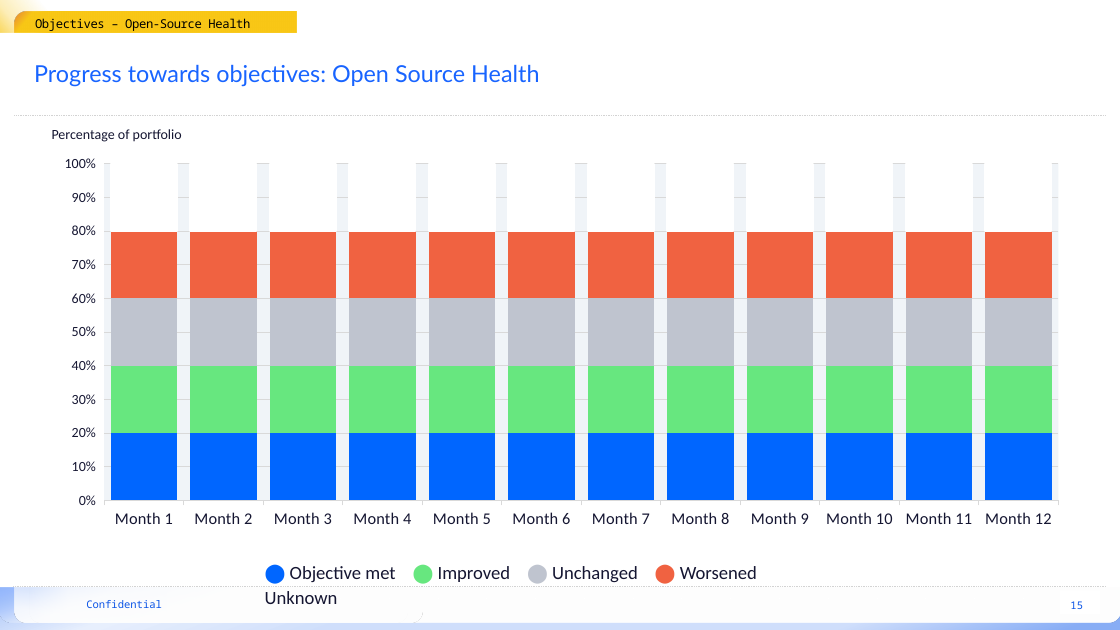
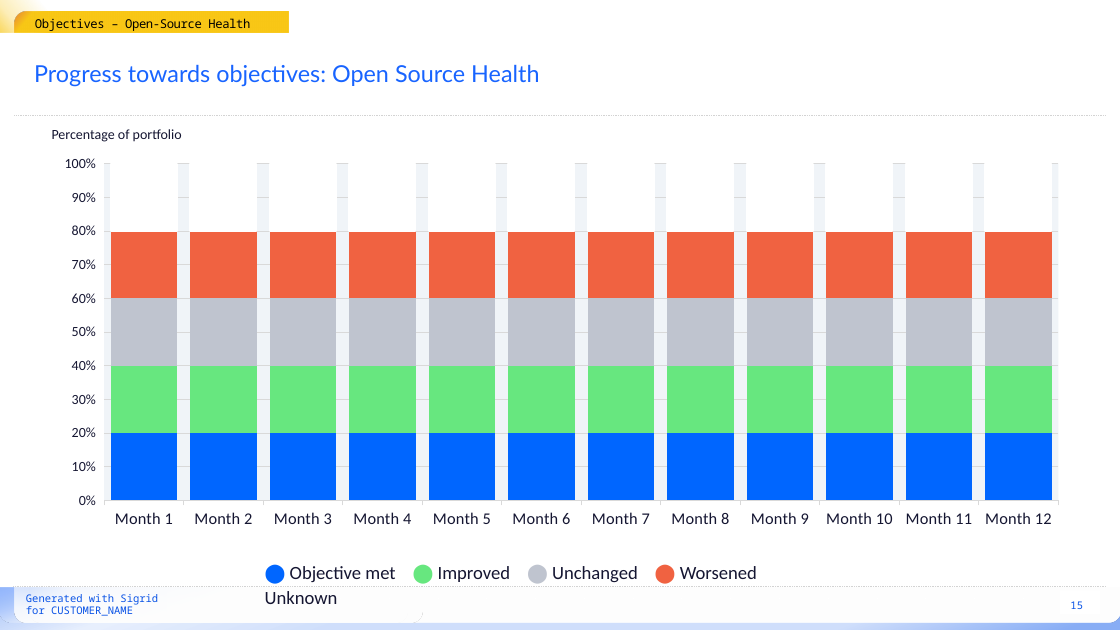
Before and after one commit to Sim007/sigrid-report-generator, a slide deck: slide 15 of src/report_generator/presets/templates/portfolio-overview.pptx. Drawn at 1120x630 pixels with LibreOffice and Linux fonts; fonts in the diff are those of the drawing; background and template pictures are left out. Boxes give left, top, right and bottom in pixels: in the first picture for what was removed or moved away, otherwise in the second. Text is boxed around its words. In the diff, an @@ line names an element or a change of style, - is before the commit and + after.

Commit message:
Add 'generated for client' message

```diff
--- a/src/report_generator/presets/templates/portfolio-overview.pptx
+++ b/src/report_generator/presets/templates/portfolio-overview.pptx
@@ text "Objectives – Open-Source Health": place and size @@
-text "Objectives – Open-Source Health" at box(35, 12, 297, 33)
+text "Objectives – Open-Source Health" at box(35, 12, 289, 33)
@@ text at box(26, 594, 158, 616): text changed @@
-Confidential
+Generated with Sigrid
+for CUSTOMER_NAME
```
Also in this commit, not shown: 37 other slides changed, 2 other files.
